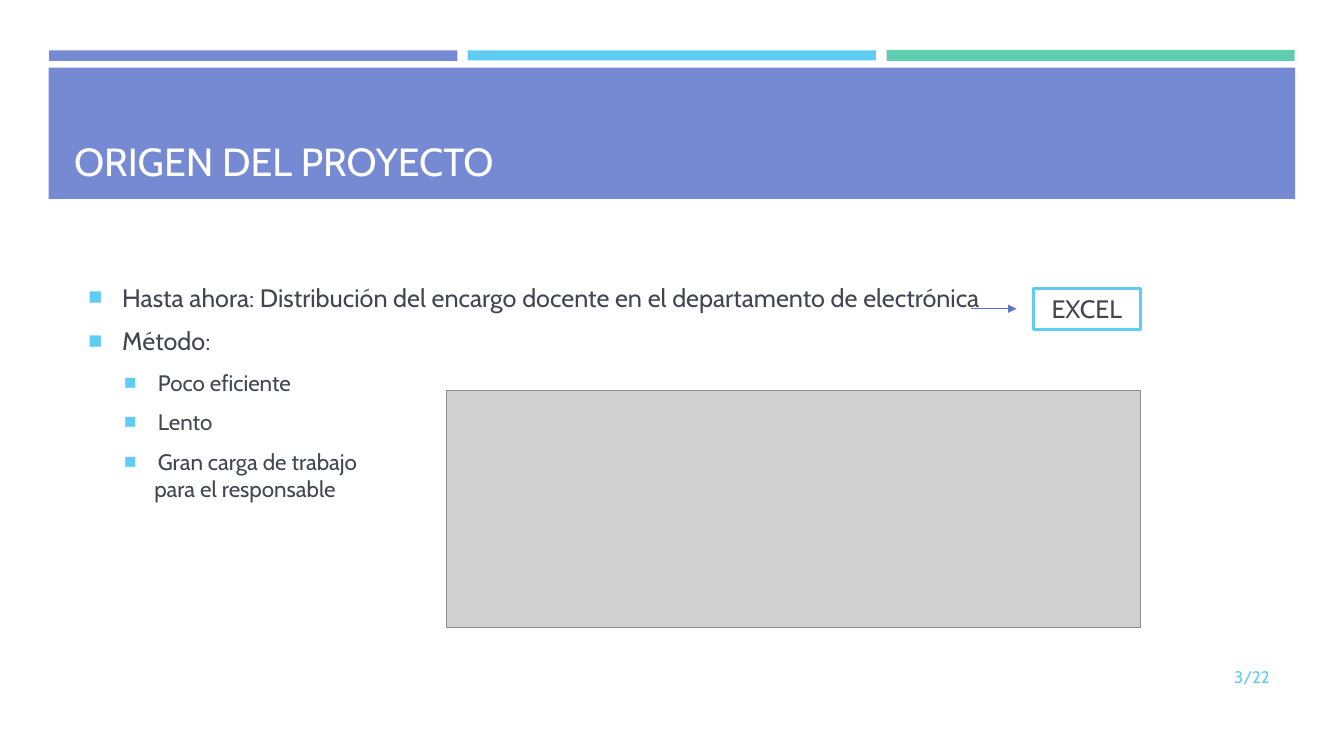
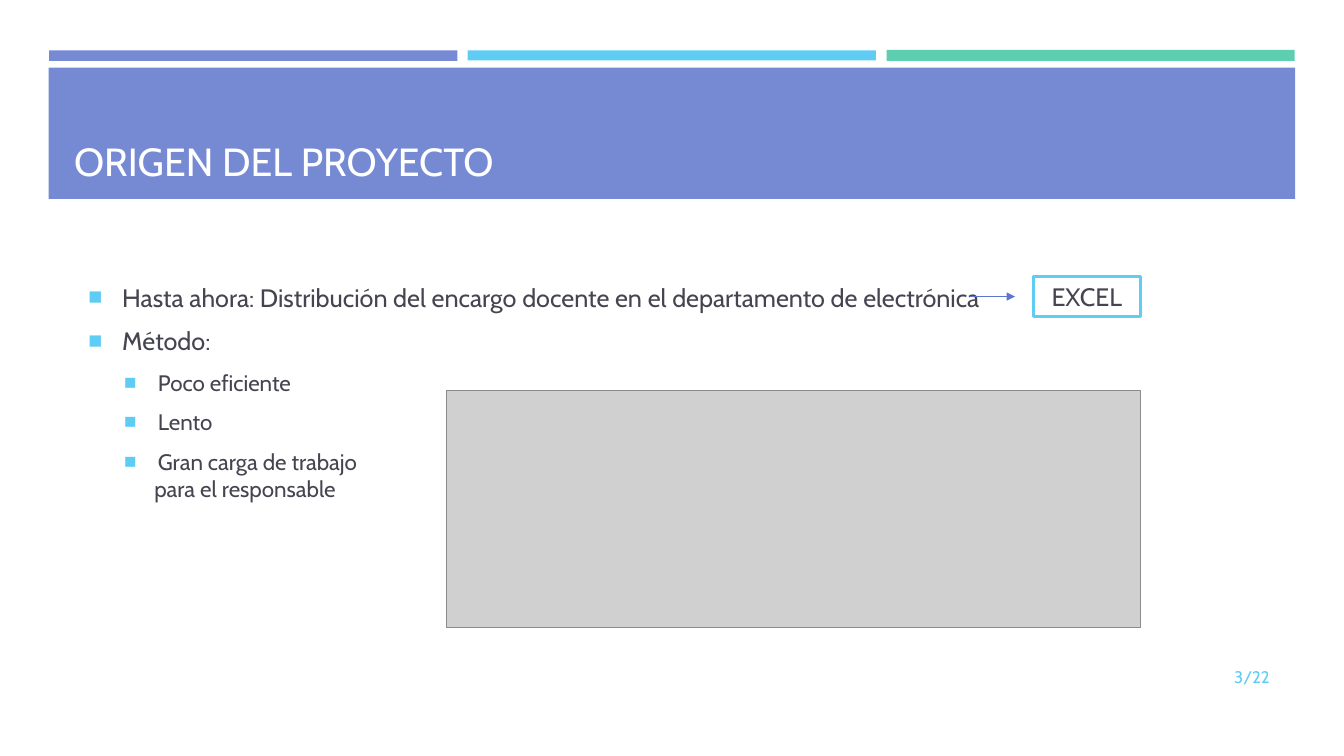
Before and after one commit to mdlunag/tfg, a slide deck: slide 3 of tfg_presentacio.pptx. Drawn at 1344x756 pixels with LibreOffice and Linux fonts; fonts in the diff are those of the drawing; grey boxes stand for pictures. Boxes give left, top, right and bottom in pixels: in the first picture for what was removed or moved away, otherwise in the second. Text is boxed around its words. In the diff, an @@ line names an element or a change of style, - is before the commit and + after.

```diff
--- a/tfg_presentacio.pptx
+++ b/tfg_presentacio.pptx
@@ arrow moved from (972, 309) - (1016, 309) to (971, 296) - (1015, 296) @@
@@ rectangle "EXCEL": place and size @@
-rectangle "EXCEL" at [1033,288,1140,329]
+rectangle "EXCEL" at [1033,276,1140,317]
```
Also in this commit, not shown: 2 other slides changed.
